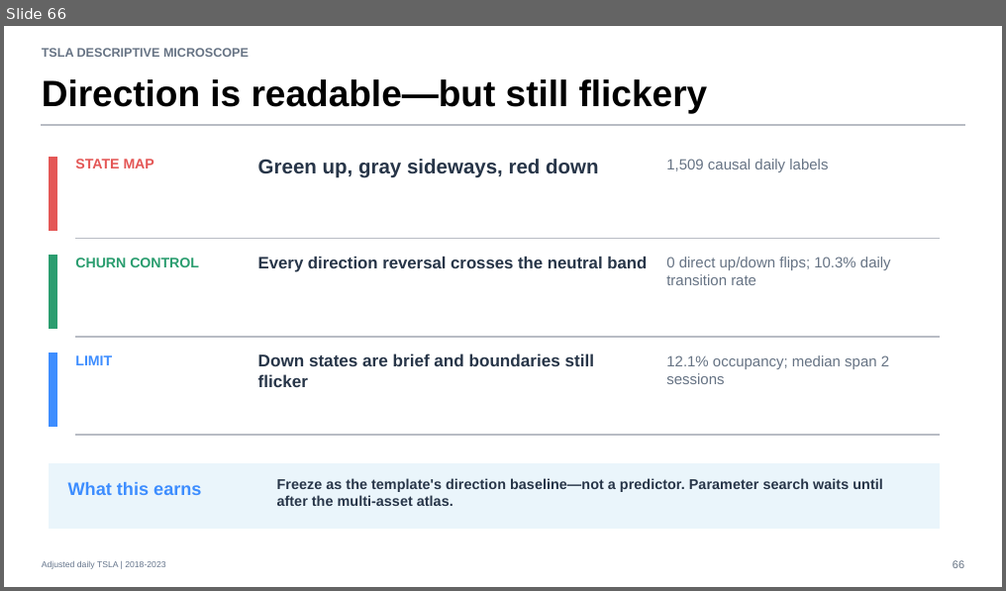
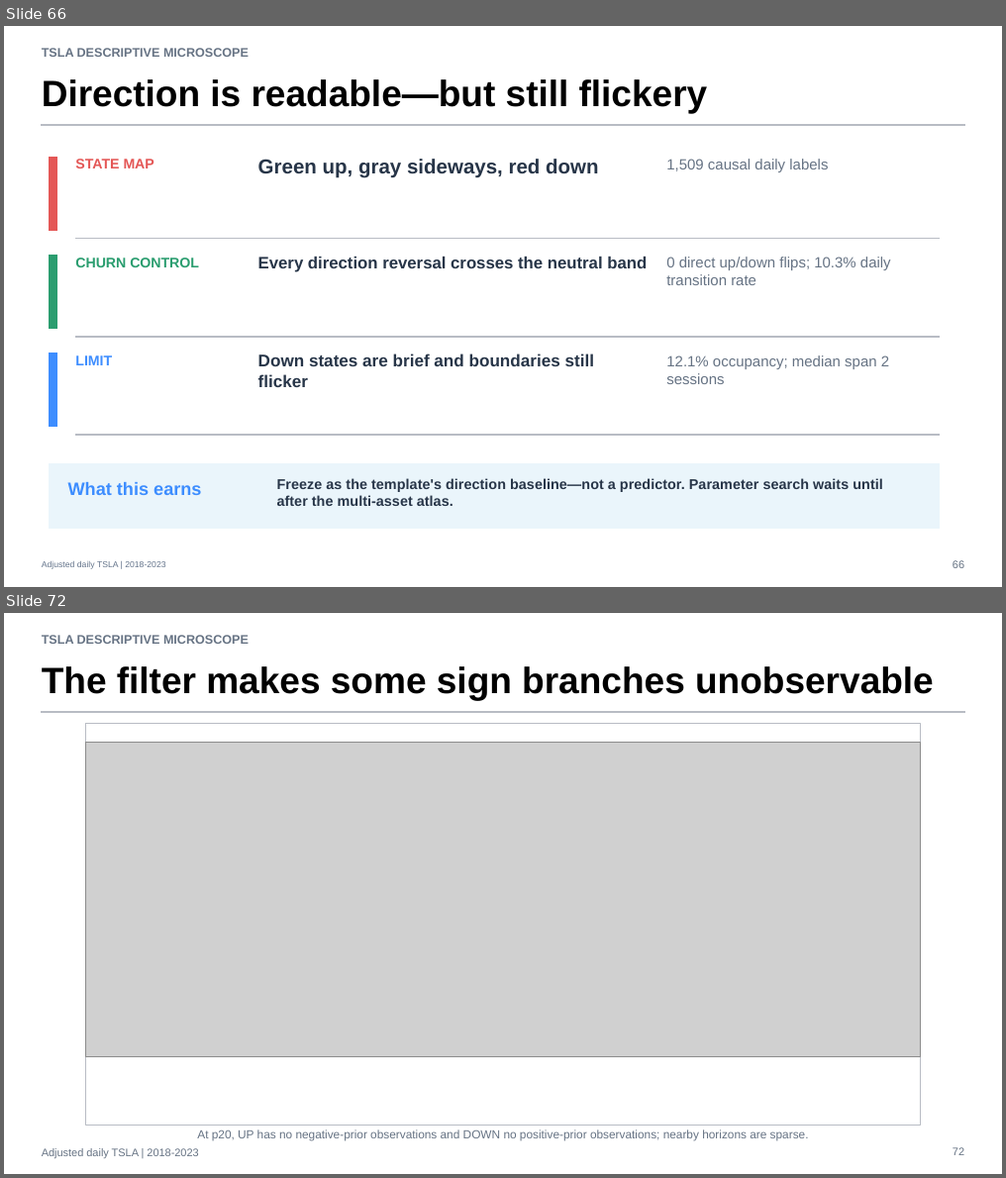
Before and after one commit to Francisc0Franc0/Time-Series-Modeling-Gen5, a slide deck: operator_hypothesis_lab/presentations/tsla_descriptive_microscope_evidence.pptx. Shown one above the other, each under a label of ours: slide 66 before the commit, slides 66 and 72 after it; the slides between them are not shown. The pictures are 1006x591 and 1006x1178 pixels, drawn with LibreOffice and Linux fonts; fonts in the diff are those of the drawing; grey boxes stand for pictures. Boxes give left, top, right and bottom in pixels: in the first picture for what was removed or moved away, otherwise in the second. Text is boxed around its words. In the diff, an @@ line names an element or a change of style, - is before the commit and + after.

Commit message:
Add TSLA signed ER20 grid study

```diff
--- a/operator_hypothesis_lab/presentations/tsla_descriptive_microscope_evidence.pptx
+++ b/operator_hypothesis_lab/presentations/tsla_descriptive_microscope_evidence.pptx
@@ slide 72 added at (4, 613, 1002, 1174), background #FFFFFF @@
@@ text added at (42, 635, 249, 644), 12 pt, text #667384, bold @@
+TSLA DESCRIPTIVE MICROSCOPE
@@ text added at (42, 666, 934, 700), 35.2 pt, text #000000, bold @@
+The filter makes some sign branches unobservable
@@ rectangle added at (42, 711, 964, 713), fill #B8BCC4, outline #B8BCC4 0 pt @@
@@ rectangle added at (85, 724, 921, 1125), fill #FFFFFF, outline #B8BCC4 0.75 pt @@
@@ picture added at (85, 743, 921, 1057) @@
@@ text added at (197, 1130, 809, 1142), 11.2 pt, text #667384 @@
+At p20, UP has no negative-prior observations and DOWN no positive-prior observations; nearby horizons are sparse.
@@ text added at (42, 1149, 198, 1158), 10.5 pt, text #667384 @@
+Adjusted daily TSLA | 2018-2023
@@ text added at (952, 1148, 964, 1156), 10.5 pt, text #667384 @@
+72
```
Also in this commit, not shown: 6 other slides added, 7 other files.
